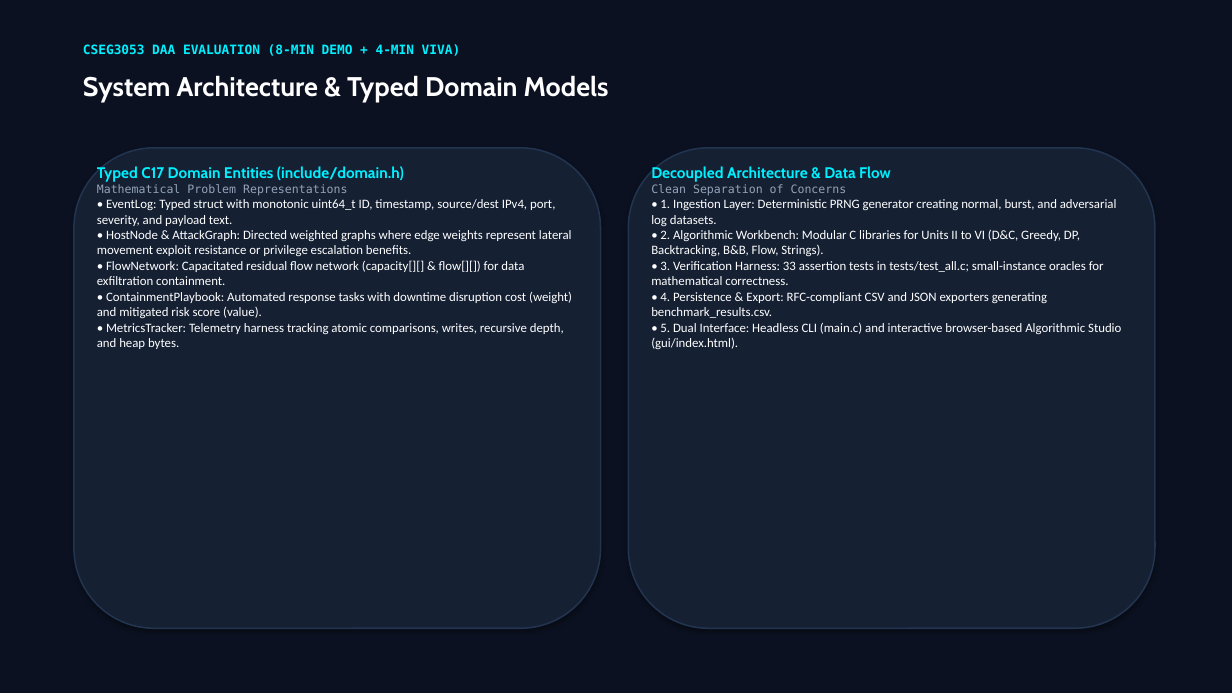
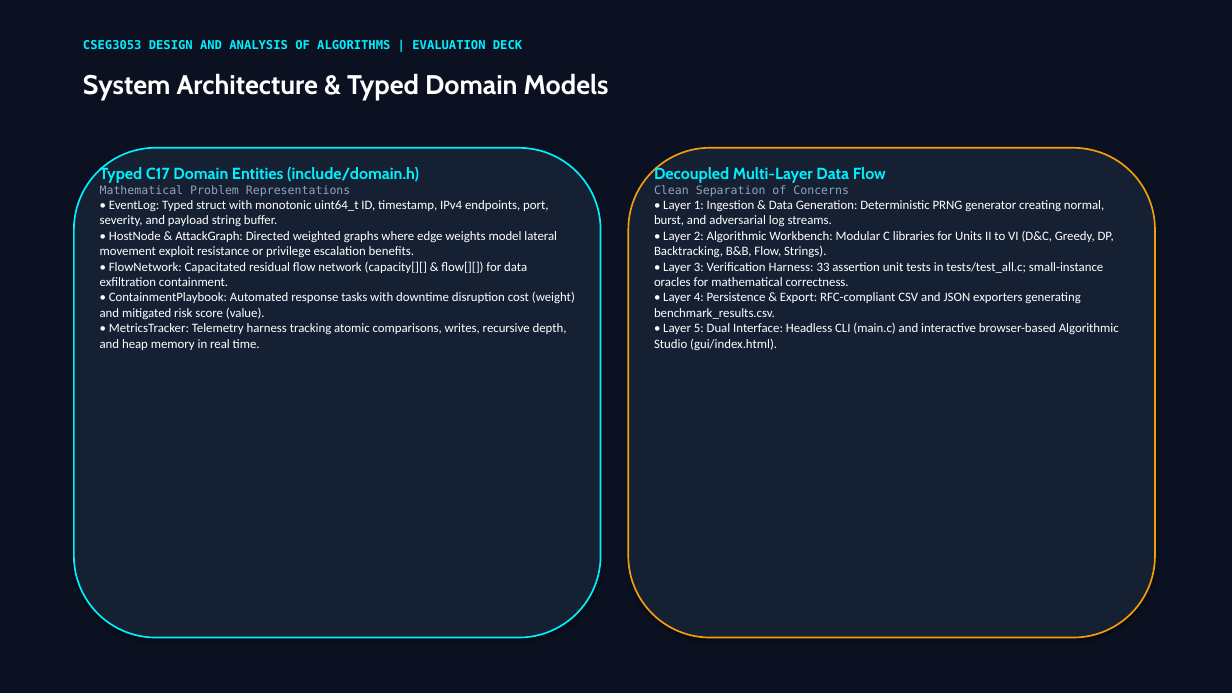
Before and after one commit to SPARSHsrihero1/cseg3053-cyber-threat-engine, a slide deck: slide 2 of presentation/CSEG3053_8Min_Evaluation_Deck.pptx. Drawn at 1232x693 pixels with LibreOffice and Linux fonts; fonts in the diff are those of the drawing. Boxes give left, top, right and bottom in pixels: in the first picture for what was removed or moved away, otherwise in the second. Text is boxed around its words. In the diff, an @@ line names an element or a change of style, - is before the commit and + after.

Commit message:
feat(presentation): build impactful 7-slide evaluation deck with styled benchmark table and KPI badges

```diff
--- a/presentation/CSEG3053_8Min_Evaluation_Deck.pptx
+++ b/presentation/CSEG3053_8Min_Evaluation_Deck.pptx
@@ text at [83, 40, 522, 49]: text changed; size 10 to 9.5 pt @@
-CSEG3053 DAA EVALUATION (8-MIN DEMO + 4-MIN VIVA)
+CSEG3053 DESIGN AND ANALYSIS OF ALGORITHMS | EVALUATION DECK
@@ rounded rectangle: place and size @@
-rounded rectangle at [74, 148, 601, 628]
+rounded rectangle at [74, 148, 601, 638]
@@ rounded rectangle at [74, 148, 601, 638]: outline #223450 1.2 pt to #00F0FF 1.3 pt @@
@@ rounded rectangle: place and size @@
-rounded rectangle at [628, 148, 1155, 628]
+rounded rectangle at [628, 148, 1155, 638]
@@ rounded rectangle at [628, 148, 1155, 638]: outline #223450 1.2 pt to #F59E0B 1.3 pt @@
@@ text at [100, 165, 419, 183]: size 12 to 12.5 pt in "Typed C17 Domain Entities (include/domain.h)" @@
@@ text at [654, 165, 886, 183]: text changed; size 12 to 12.5 pt @@
-Decoupled Architecture & Data Flow
+Decoupled Multi-Layer Data Flow
@@ text at [100, 200, 557, 257]: text changed @@
-• EventLog: Typed struct with monotonic uint64_t ID, timestamp, source/dest IPv4, port, severity, and payload text.
-• HostNode & AttackGraph: Directed weighted graphs where edge weights represent lateral movement exploit resistance or privilege escalation benefits.
+• EventLog: Typed struct with monotonic uint64_t ID, timestamp, IPv4 endpoints, port, severity, and payload string buffer.
+• HostNode & AttackGraph: Directed weighted graphs where edge weights model lateral movement exploit resistance or privilege escalation benefits.
@@ text at [654, 200, 1119, 350]: text changed @@
-• 1. Ingestion Layer: Deterministic PRNG generator creating normal, burst, and adversarial log datasets.
-• 2. Algorithmic Workbench: Modular C libraries for Units II to VI (D&C, Greedy, DP, Backtracking, B&B, Flow, Strings).
-• 3. Verification Harness: 33 assertion tests in tests/test_all.c; small-instance oracles for mathematical correctness.
-• 4. Persistence & Export: RFC-compliant CSV and JSON exporters generating benchmark_results.csv.
-• 5. Dual Interface: Headless CLI (main.c) and interactive browser-based Algorithmic Studio (gui/index.html).
+• Layer 1: Ingestion & Data Generation: Deterministic PRNG generator creating normal, burst, and adversarial log streams.
+• Layer 2: Algorithmic Workbench: Modular C libraries for Units II to VI (D&C, Greedy, DP, Backtracking, B&B, Flow, Strings).
+• Layer 3: Verification Harness: 33 assertion unit tests in tests/test_all.c; small-instance oracles for mathematical correctness.
+• Layer 4: Persistence & Export: RFC-compliant CSV and JSON exporters generating benchmark_results.csv.
+• Layer 5: Dual Interface: Headless CLI (main.c) and interactive browser-based Algorithmic Studio (gui/index.html).
@@ text at [100, 323, 567, 350]: text changed @@
-• MetricsTracker: Telemetry harness tracking atomic comparisons, writes, recursive depth, and heap bytes.
+• MetricsTracker: Telemetry harness tracking atomic comparisons, writes, recursive depth, and heap memory in real time.
```
Also in this commit, not shown: 6 other slides changed, 3 other files.
